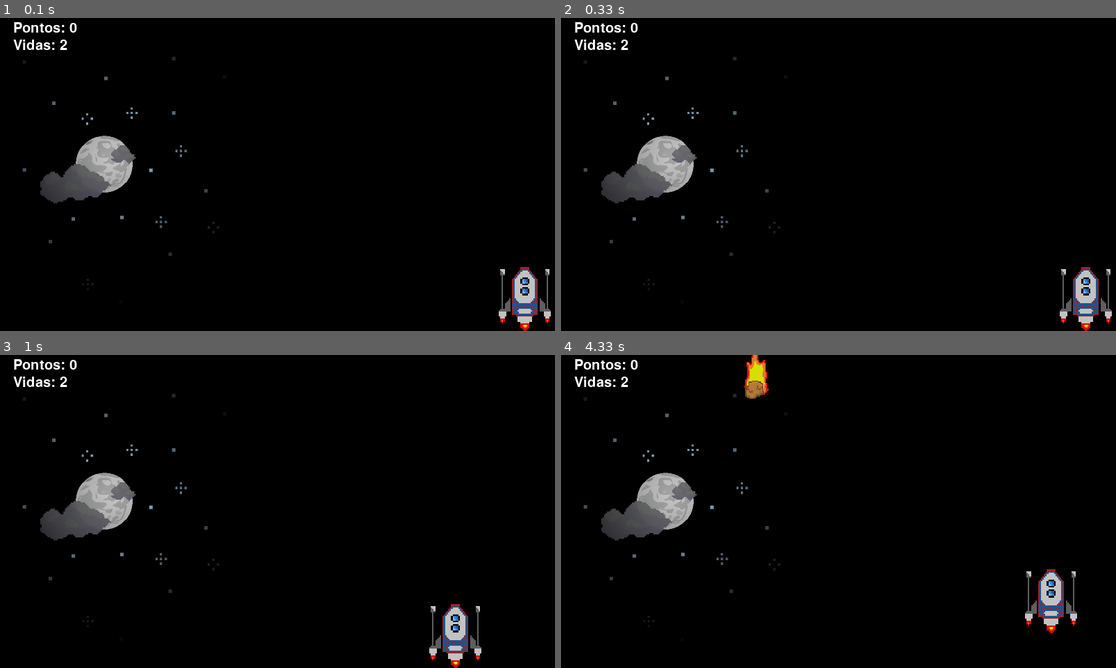
Above: before the commit, frames 1-4 (two rows, left to right).
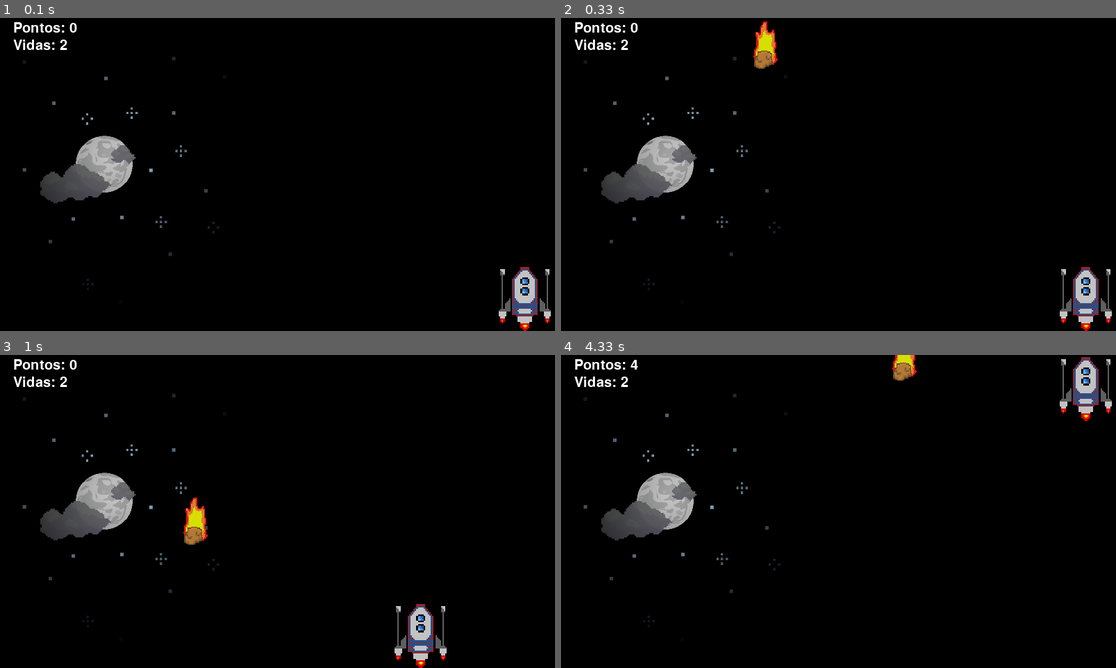
Above: after the commit, the same moments.

Repository: leonardo-walker/PYGAME
Game: pygame game, started from jogo.py
The game is run twice, just before and just after one commit, with the same random seed, the same clock (stepped at 60 frames per second) and the same inputs.
Inputs:
- Up to frame 1 (0.1 s): no input
- Up to frame 2 (0.33 s): no input
- Up to frame 3 (1 s): tap Enter at 0.33 s; tap A at 0.67 s
- Up to frame 4 (4.33 s): hold Right 1-1.47 s; hold Up 1.5-1.8 s; hold Right 1.83-2.3 s; hold Left 2.33-2.87 s; hold Down 2.9-3.2 s; hold Left 3.23-3.63 s; hold Up 3.67-4.03 s; hold Right from 4.07 s (still down)

Frame 1 is identical in both runs. In frame 2, 0.5% of the frame differs, in the area x 34-40%, y 1-17%; in frame 3, 2.2%; in frame 4, 2.7%, in the area x 12-100%, y 0-89%.

Commit message:
jogo lisinho

Diff:
--- a/jogo.py
+++ b/jogo.py
@@ -78,63 +78,63 @@
                     movimentoXNave = 0
                     movimentoYNave = 0
 
-            if gameplay == True:
-                posicaoXNave = posicaoXNave + movimentoXNave
-                if posicaoXNave < 0:
-                    posicaoXNave = 0
-                elif posicaoXNave > display_largura - larguraNave:
-                    posicaoXNave = display_largura - larguraNave
+        if gameplay == True:
+            posicaoXNave = posicaoXNave + movimentoXNave
+            if posicaoXNave < 0:
+                posicaoXNave = 0
+            elif posicaoXNave > display_largura - larguraNave:
+                posicaoXNave = display_largura - larguraNave
 
-                posicaoYNave = posicaoYNave + movimentoYNave
-                if posicaoYNave < 0:
-                    posicaoYNave = 0
-                elif posicaoYNave > display_altura - alturaNave:
-                    posicaoYNave = display_altura - alturaNave
+            posicaoYNave = posicaoYNave + movimentoYNave
+            if posicaoYNave < 0:
+                posicaoYNave = 0
+            elif posicaoYNave > display_altura - alturaNave:
+                posicaoYNave = display_altura - alturaNave
 
-                gameDisplay.fill(white)
-                gameDisplay.blit(background, (0, 0))
-                gameDisplay.blit(nave, (posicaoXNave, posicaoYNave))
-                gameDisplay.blit(
-                    meteoro, (movimentoXMeteoro, movimentoYMeteoro))
+            gameDisplay.fill(white)
+            gameDisplay.blit(background, (0, 0))
+            gameDisplay.blit(nave, (posicaoXNave, posicaoYNave))
+            gameDisplay.blit(
+                meteoro, (movimentoXMeteoro, movimentoYMeteoro))
 
 
-                if direcao == True:
-                    if movimentoYMeteoro < 450 :
-                        movimentoYMeteoro = movimentoYMeteoro + velocidade
+            if direcao == True:
+                if movimentoYMeteoro < 450 :
+                    movimentoYMeteoro = movimentoYMeteoro + velocidade
 
 
-                    else:
-                        movimentoYMeteoro = -185
-                        movimentoXMeteoro = random.randrange(0, display_largura-larguraMeteoro)
-                        velocidade = velocidade + 1
-                        pontos+=1
+                else:
+                    movimentoYMeteoro = -185
+                    movimentoXMeteoro = random.randrange(0, display_largura-larguraMeteoro)
+                    velocidade = velocidade + 1
+                    pontos+=1
 
-                fonte = pygame.font.Font('freesansbold.ttf', 20)
-                texto = fonte.render("Pontos: "+str(pontos), True, white)
-                gameDisplay.blit(texto, (20, 5))
-                vidas = fonte.render("Vidas: "+str(pontosMorrer), True, white)
-                gameDisplay.blit(vidas, (20, 30))
+            fonte = pygame.font.Font('freesansbold.ttf', 20)
+            texto = fonte.render("Pontos: "+str(pontos), True, white)
+            gameDisplay.blit(texto, (20, 5))
+            vidas = fonte.render("Vidas: "+str(pontosMorrer), True, white)
+            gameDisplay.blit(vidas, (20, 30))
 
 
-                #colisão
-                naveRect = nave.get_rect()
-                naveRect.x = posicaoXNave
-                naveRect.y = posicaoYNave
+            #colisão
+            naveRect = nave.get_rect()
+            naveRect.x = posicaoXNave
+            naveRect.y = posicaoYNave
 
-                meteoroRect = meteoro.get_rect()
-                meteoroRect.x = movimentoXMeteoro
-                meteoroRect.y = movimentoYMeteoro-22
+            meteoroRect = meteoro.get_rect()
+            meteoroRect.x = movimentoXMeteoro
+            meteoroRect.y = movimentoYMeteoro-22
 
-                if naveRect.colliderect(meteoroRect) == True:
-                    gameplay = True
-                    pontosMorrer -=1
-                    movimentoYMeteoro = -185
-                    movimentoXMeteoro = random.randrange(0, display_largura)
-                if pontosMorrer == 0:
-                    perdeu(pontos)
-                    gameplay = False
-                else:
-                    direcao = True
+            if naveRect.colliderect(meteoroRect) == True:
+                gameplay = True
+                pontosMorrer -=1
+                movimentoYMeteoro = -185
+                movimentoXMeteoro = random.randrange(0, display_largura)
+            if pontosMorrer == 0:
+                perdeu(pontos)
+                gameplay = False
+            else:
+                direcao = True
         print(pontos)
 
         pygameDisplay.update()
